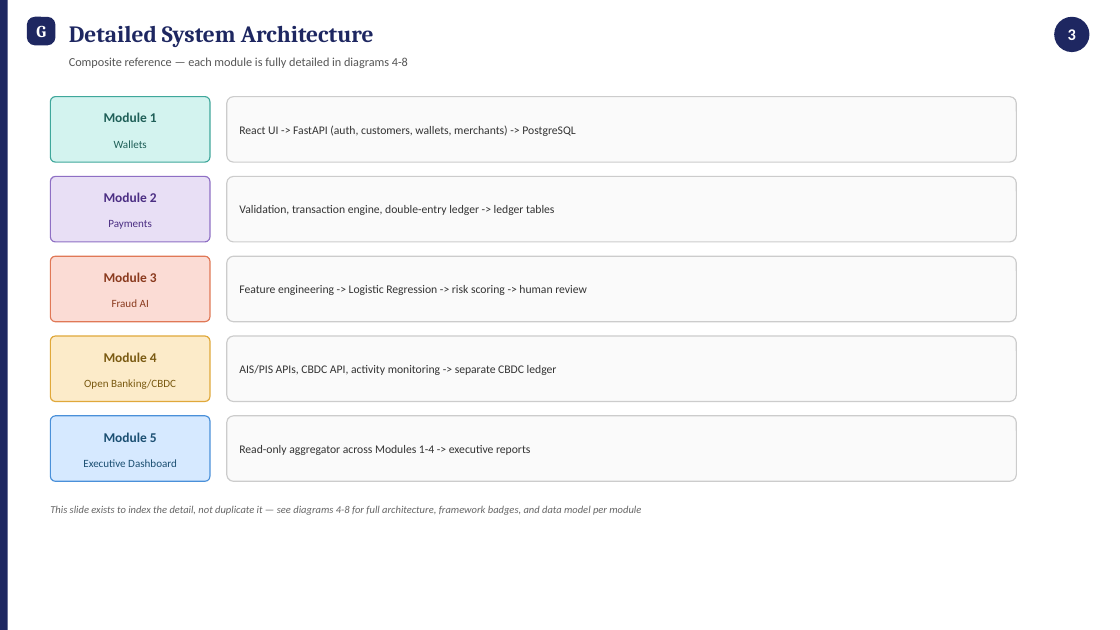
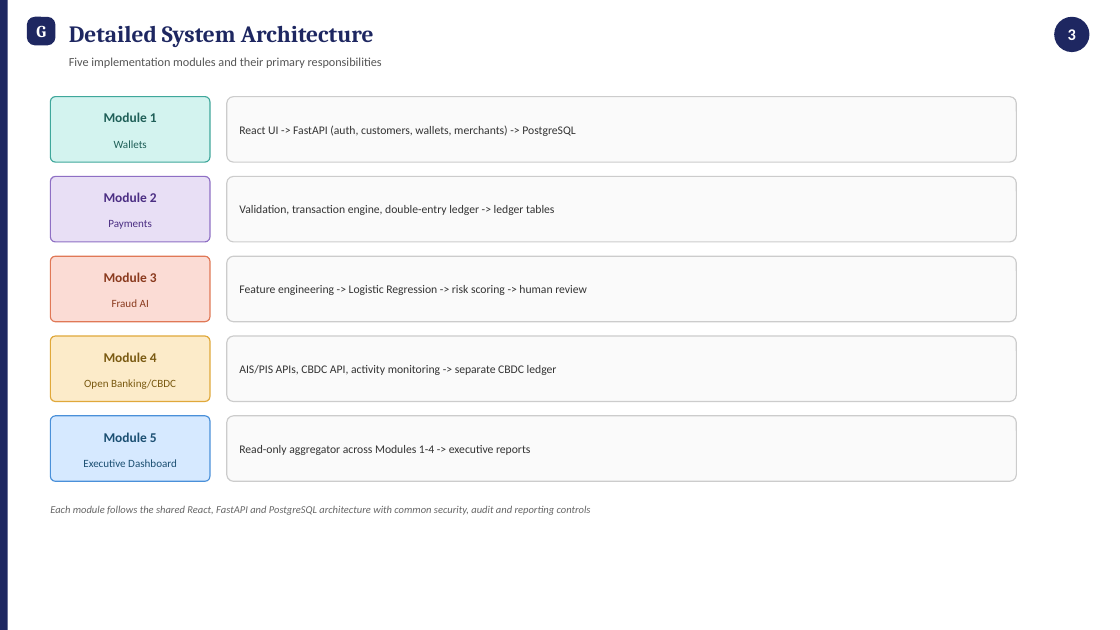
Before and after one commit to M-Abubakr04/GlobalPay_Fintech_Solution, a slide deck: slide 4 of docs/architecture/GlobalPay_Mandatory_Architecture_Deliverables.pptx. Drawn at 1120x630 pixels with LibreOffice and Linux fonts; fonts in the diff are those of the drawing. Boxes give left, top, right and bottom in pixels: in the first picture for what was removed or moved away, otherwise in the second. Text is boxed around its words. In the diff, an @@ line names an element or a change of style, - is before the commit and + after.

```diff
--- a/docs/architecture/GlobalPay_Mandatory_Architecture_Deliverables.pptx
+++ b/docs/architecture/GlobalPay_Mandatory_Architecture_Deliverables.pptx
@@ text at [69,57,382,68]: text changed @@
-Composite reference — each module is fully detailed in diagrams 4-8
+Five implementation modules and their primary responsibilities
@@ text at [50,505,591,515]: text changed @@
-This slide exists to index the detail, not duplicate it — see diagrams 4-8 for full architecture, framework badges, and data model per module
+Each module follows the shared React, FastAPI and PostgreSQL architecture with common security, audit and reporting controls
```
Also in this commit, not shown: 6 other slides changed, 1 other file.
